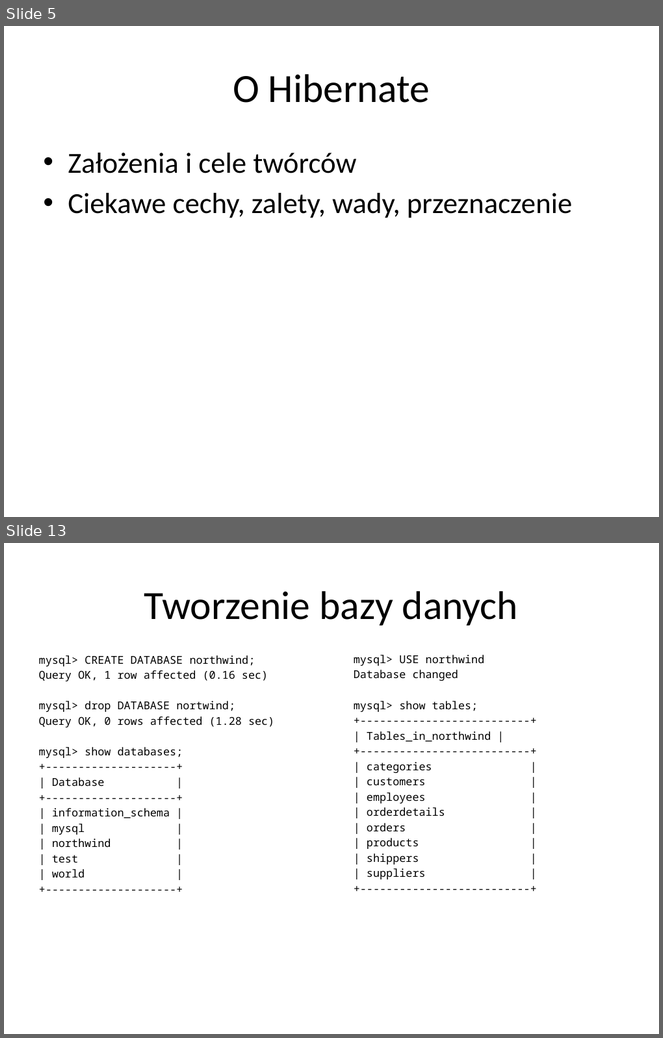
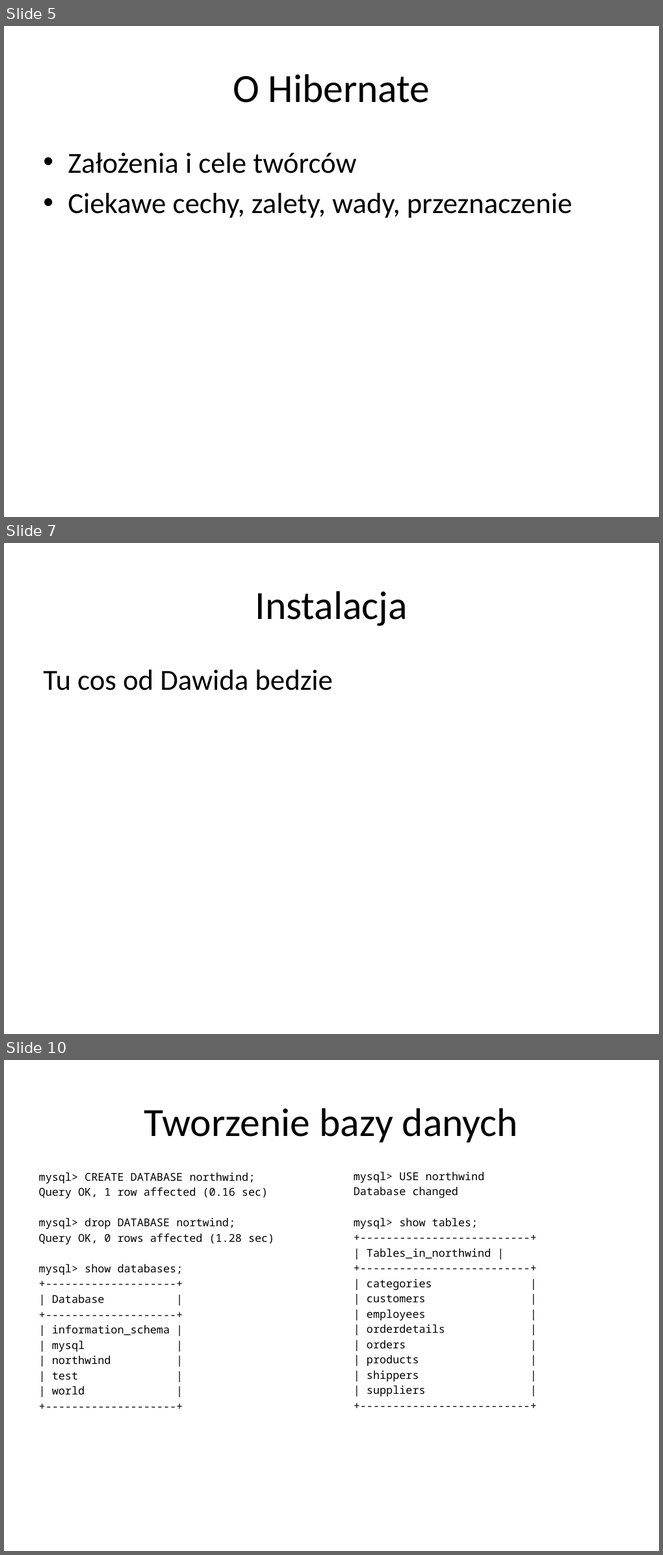
Before and after one commit to alicjasalamon/DB2, a slide deck: MySQL + Hibernate.pptx. Shown one above the other, each under a label of ours: slides 5 and 13 before the commit, slides 5, 7 and 10 after it; the slides between them are not shown. The pictures are 663x1038 and 663x1555 pixels, drawn with LibreOffice and Linux fonts; fonts in the diff are those of the drawing. Boxes give left, top, right and bottom in pixels: in the first picture for what was removed or moved away, otherwise in the second. Text is boxed around its words. In the diff, an @@ line names an element or a change of style, - is before the commit and + after.

```diff
--- a/MySQL + Hibernate.pptx
+++ b/MySQL + Hibernate.pptx
@@ slide 7 added at (4,543,659,1034), background #FFFFFF @@
@@ title added at (256,591,408,626), 44 pt, text #000000 @@
+Instalacja
@@ text added at (43,670,333,691), 32 pt, text #000000 @@
+Tu cos od Dawida bedzie
@@ what was slide 13 is now slide 10 @@
```
Also in this commit, not shown: 5 slides changed, 8 other slides added, 7 slides removed, 5 other files.
